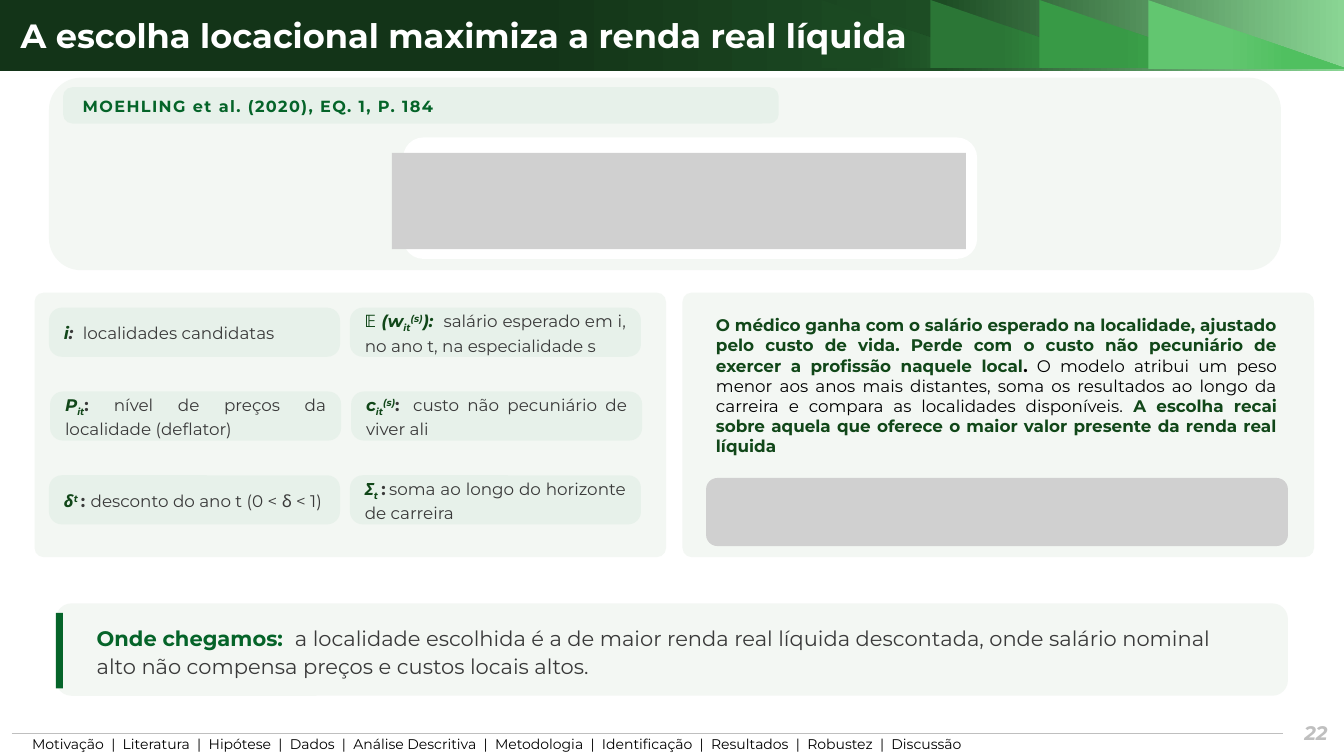
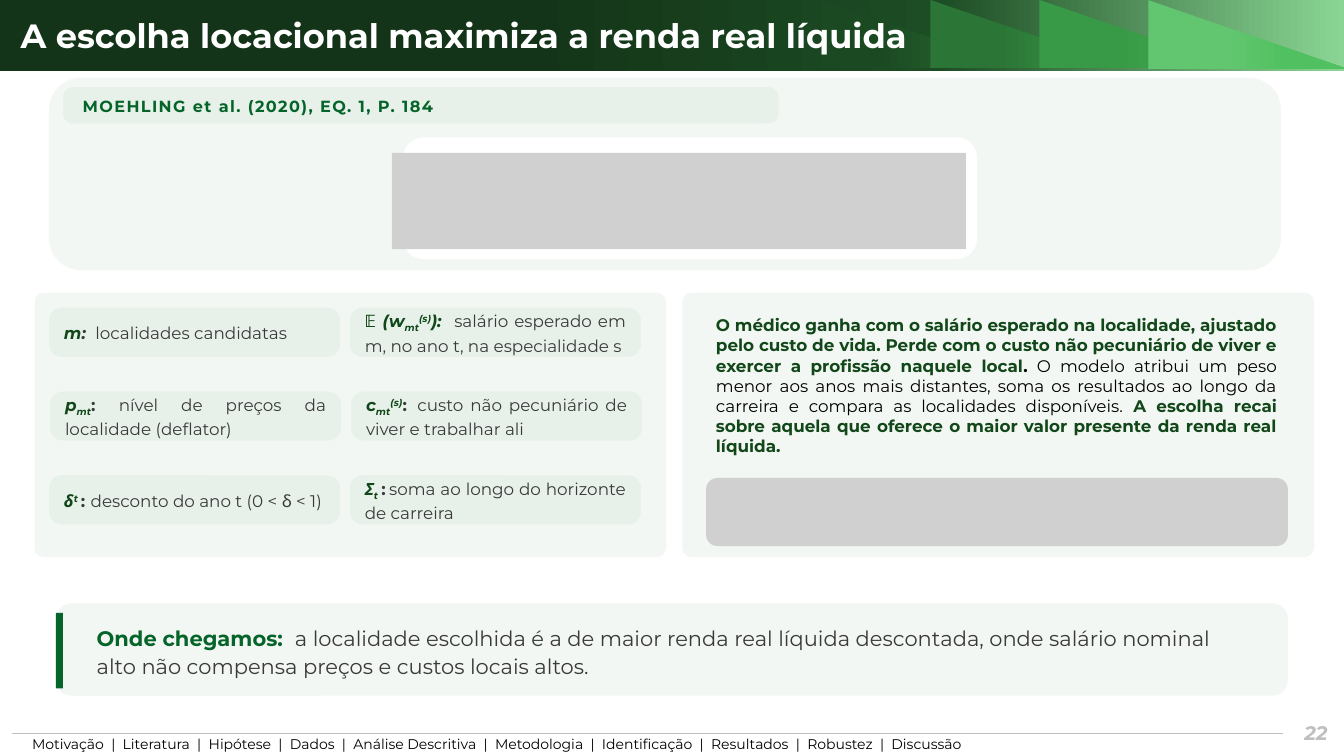
Before and after one commit to ka1victor/impact-eval-health-econ-pmme, a slide deck: slide 22 of output/apresentacao_banca_final/deck_banca_final.pptx. Drawn at 1344x756 pixels with LibreOffice and Linux fonts; fonts in the diff are those of the drawing; grey boxes stand for pictures; background and template pictures are left out. Boxes give left, top, right and bottom in pixels: in the first picture for what was removed or moved away, otherwise in the second. Text is boxed around its words. In the diff, an @@ line names an element or a change of style, - is before the commit and + after.

```diff
--- a/output/apresentacao_banca_final/deck_banca_final.pptx
+++ b/output/apresentacao_banca_final/deck_banca_final.pptx
@@ text in rounded rectangle at (x1=64, y1=326, x2=287, y2=339): text changed @@
-i: localidades candidatas
+m: localidades candidatas
@@ text in rounded rectangle at (x1=365, y1=314, x2=626, y2=355): text changed @@
-𝔼 (wit(s)): salário esperado em i, no ano t, na especialidade s
+𝔼 (wmt(s)): salário esperado em m, no ano t, na especialidade s
@@ text at (x1=716, y1=318, x2=1277, y2=456): text changed @@
-O médico ganha com o salário esperado na localidade, ajustado pelo custo de vida. Perde com o custo não pecuniário de exercer a profissão naquele local. O modelo atribui um peso menor aos anos mais distantes, soma os resultados ao longo da carreira e compara as localidades disponíveis. A escolha recai sobre aquela que oferece o maior valor presente da renda real líquida
+O médico ganha com o salário esperado na localidade, ajustado pelo custo de vida. Perde com o custo não pecuniário de viver e exercer a profissão naquele local. O modelo atribui um peso menor aos anos mais distantes, soma os resultados ao longo da carreira e compara as localidades disponíveis. A escolha recai sobre aquela que oferece o maior valor presente da renda real líquida.
@@ text in rounded rectangle at (x1=65, y1=398, x2=282, y2=439): text changed @@
-Pit: nível de preços da localidade (deflator)
+pmt: nível de preços da localidade (deflator)
@@ text in rounded rectangle at (x1=366, y1=398, x2=627, y2=435): text changed @@
-cit(s): custo não pecuniário de viver ali
+cmt(s): custo não pecuniário de viver e trabalhar ali
```
Also in this commit, not shown: 9 other slides changed, 9 other files.
